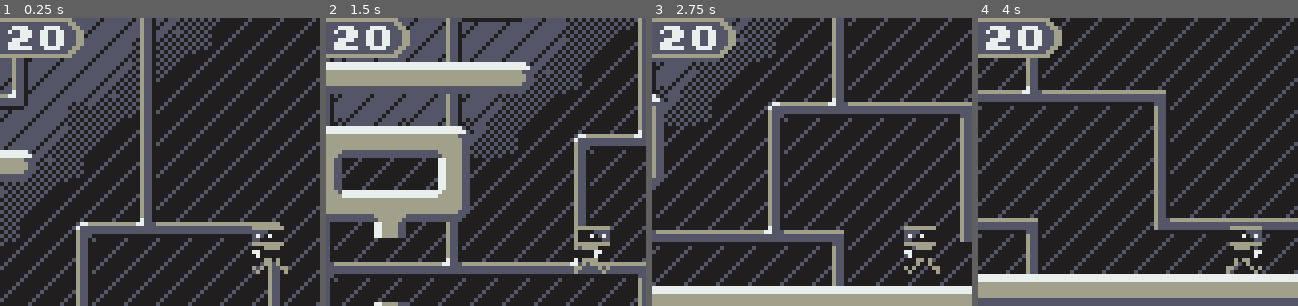
Above: before the commit, frames 1-4 (left to right).
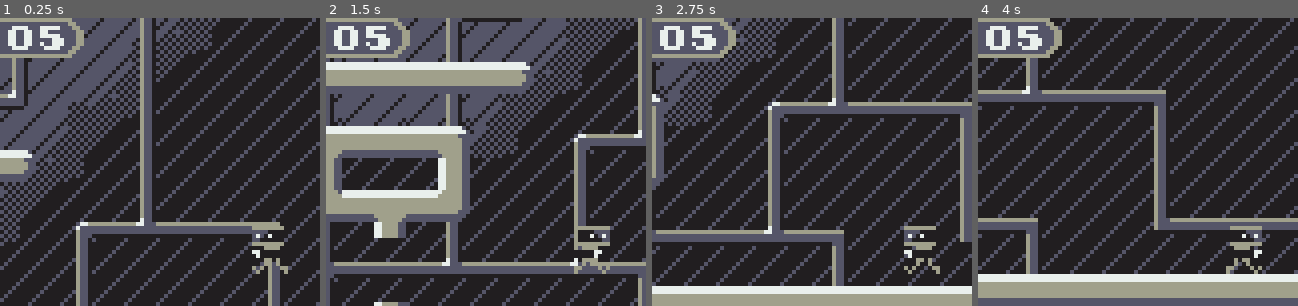
Above: after the commit, the same moments.

Repository: ololili/RobotGame
Game: Godot game, scene res://src/Main/main.tscn
The game is run twice, just before and just after one commit, with the same random seed, the same clock (stepped at 60 frames per second) and the same inputs.
Inputs:
- Up to frame 1 (0.25 s): no input
- Up to frame 2 (1.5 s): hold Right (right) from 0.53 s (still down); tap Space (shoot) at 0.6, 1.35 s; tap Up (up) at 0.77 s
- Up to frame 3 (2.75 s): tap Up (up) at 1.52 s; release Right (right) at 2.03 s; hold Left (left) from 2.03 s (still down); tap Space (shoot) at 2.1 s
- Up to frame 4 (4 s): release Left (left) at 2.78 s; hold Right (right) from 2.78 s (still down); tap Space (shoot) at 2.85, 3.6 s; tap Up (up) at 3.02, 3.77 s
The pictures show only the part of the screen within x 8-58%, y 10-60%; the shares and areas given below are measured in that part.

The runs differ from the first frame. In frame 1, 0.4% of the frame differs, in the area x 2-20%, y 2-12%; in frame 2, 0.4%; in frame 3, 0.4%; in frame 4, 0.4%.

Commit message:
Added door and connected it to timer.

Diff:
--- a/src/ChangingElements/button.gd
+++ b/src/ChangingElements/button.gd
@@ -11,21 +11,17 @@
 func _ready():
 	sprite = $sprite_2d
 	if is_main_button:
+		Globals.max_timer = max_timer
 		Globals.timer = max_timer
 
 
-func _process(delta):
-	if is_main_button:
-		handle_timing(delta)
+func _process(_delta):
+	if is_main_button and is_down and not Globals.is_timing:
+		reset_button()
 
-func handle_timing(delta):
-	if Globals.is_timing:
-		Globals.timer -= delta
-		if Globals.timer < 0:
-			Globals.is_timing = false
-			Globals.timer = max_timer
-			is_down = false
-			sprite.frame = 0
+func reset_button():
+	is_down = false
+	sprite.frame = 0
 
 
 func _on_body_entered(body):
@@ -34,5 +30,4 @@
 		is_down = true
 		sprite.frame = 1
 		if is_main_button:
-			Globals.is_timing = true
-			Globals.timer = max_timer
+			Globals.start_timer()
--- /dev/null
+++ b/src/ChangingElements/door.gd
@@ -0,0 +1,35 @@
+extends StaticBody2D
+
+@export var is_main_door: bool = false
+
+var is_open: bool = false
+var sprite: Sprite2D
+var collision: CollisionShape2D
+
+func _ready():
+	collision = $collision_shape_2d
+	sprite = $sprite_2d
+
+func _process(_delta):
+
+	if is_main_door and Globals.is_timing:
+		open_door()
+	if is_main_door and not Globals.is_timing:
+		close_door()
+
+func close_door():
+	if is_open:
+		is_open = false
+		sprite.frame = 0
+		collision.disabled = false
+
+
+func open_door():
+	if not is_open:
+		is_open = true
+		sprite.frame = 1
+		collision.disabled = true
+
+
+func _on_button_button_pressed():
+	open_door()
--- /dev/null
+++ b/src/ChangingElements/door.tscn
@@ -0,0 +1,19 @@
+[gd_scene load_steps=4 format=3 uid="uid://b6p87ki5suc6r"]
+
+[ext_resource type="Texture2D" uid="uid://ig7lrd4ngen5" path="res://Assets/ChangingElements/Door.png" id="1_iuk0j"]
+[ext_resource type="Script" path="res://src/ChangingElements/door.gd" id="1_xjqvu"]
+
+[sub_resource type="RectangleShape2D" id="RectangleShape2D_fv0uv"]
+size = Vector2(4, 16)
+
+[node name="door" type="StaticBody2D"]
+collision_mask = 11
+script = ExtResource("1_xjqvu")
+
+[node name="sprite_2d" type="Sprite2D" parent="."]
+texture = ExtResource("1_iuk0j")
+hframes = 2
+
+[node name="collision_shape_2d" type="CollisionShape2D" parent="."]
+position = Vector2(1, 0)
+shape = SubResource("RectangleShape2D_fv0uv")
--- a/src/Main/globals.gd
+++ b/src/Main/globals.gd
@@ -1,7 +1,23 @@
 extends Node
 
 var energy: float = 100.0
+var max_timer: float
 var timer: float
 var score: int = 0
 
 var is_timing: bool = false
+
+func _process(delta):
+	if is_timing:
+		timer -= delta
+		if timer < 0:
+			stop_timer()
+
+
+func start_timer():
+	timer = max_timer
+	is_timing = true
+
+func stop_timer():
+	timer = max_timer
+	is_timing = false
--- a/src/World/second_test.tscn
+++ b/src/World/second_test.tscn
@@ -1,8 +1,9 @@
-[gd_scene load_steps=4 format=4 uid="uid://d05kkcumc7guk"]
+[gd_scene load_steps=5 format=4 uid="uid://d05kkcumc7guk"]
 
 [ext_resource type="TileSet" uid="uid://ccwxj8515lbkj" path="res://Assets/Terrain/world_tile_set.tres" id="1_itpjh"]
 [ext_resource type="PackedScene" uid="uid://d4d713c1pny7d" path="res://src/Characters/Robot.tscn" id="2_6jyln"]
 [ext_resource type="PackedScene" uid="uid://bj6r2imiwgiys" path="res://src/ChangingElements/button.tscn" id="3_l8vau"]
+[ext_resource type="PackedScene" uid="uid://b6p87ki5suc6r" path="res://src/ChangingElements/door.tscn" id="4_gmwnr"]
 
 [node name="second_test" type="Node2D"]
 
@@ -24,4 +25,8 @@
 [node name="button" parent="." instance=ExtResource("3_l8vau")]
 position = Vector2(8, -8)
 is_main_button = true
-max_timer = 20.0
+max_timer = 5.0
+
+[node name="door" parent="button" instance=ExtResource("4_gmwnr")]
+position = Vector2(-32, 0)
+is_main_door = true
